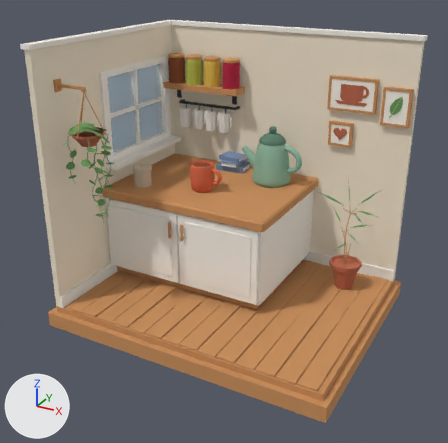
The Blender file tools/blender/nook.blend: old version first, new version second.
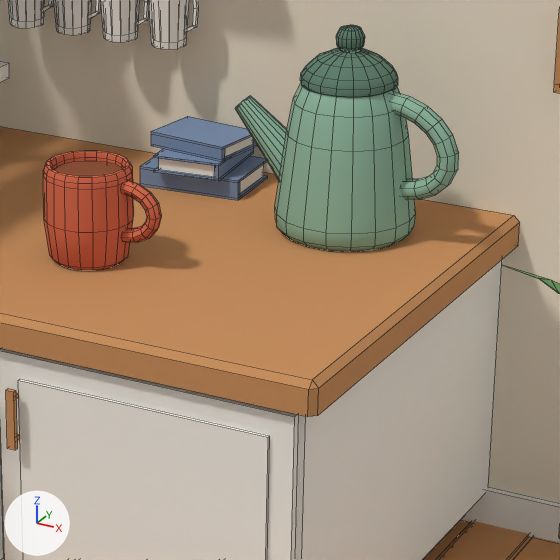
Each version appears first whole from a 50 mm lens placed at (1.004, -1.745, 0.738), pointed at (0.134, -0.164, -0.053), and next in a close-up on the part from 40% to 74% of the width and 27% to 61% of the height. Every picture has the same lights, and +X, +Y and +Z are marked at lower left. The last two pictures show the newer version. The close-ups show mesh edges as thin lines.

Names of what the first close-up shows: 'Kettle', 'Mug', 'Room', 'TeaSurface'.
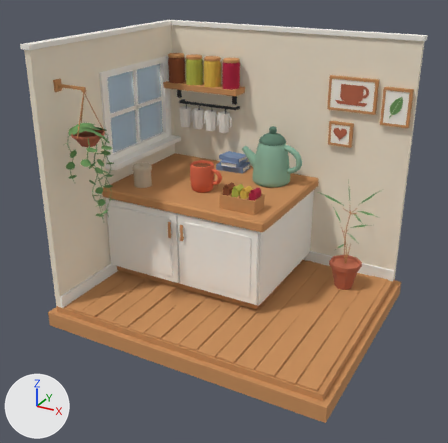
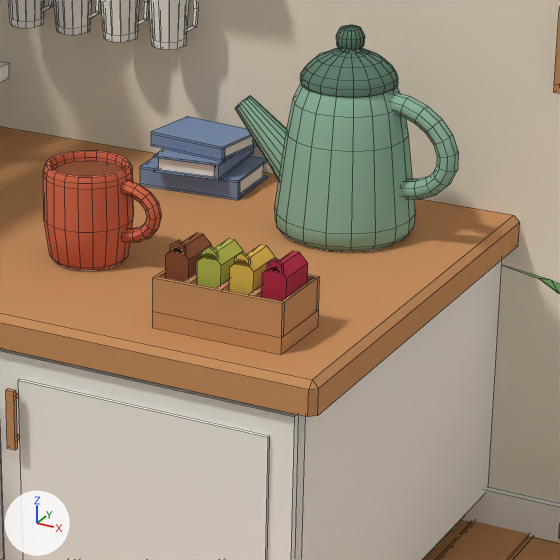
Pixel boxes [x1, y1, x2, y2] of what changed, in the close-ups (560 x 560 px):
```json
{"object": "TeaBag_3", "change": "added", "after": [262, 251, 308, 301], "on screen": "red"}
{"object": "TeaBag_1", "change": "added", "after": [197, 239, 243, 288], "on screen": "yellow"}
{"object": "TeaBag_2", "change": "added", "after": [229, 245, 275, 294], "on screen": "yellow"}
{"object": "TeaBag_0", "change": "added", "after": [166, 233, 212, 282], "on screen": "brown"}
{"part": 1, "of": "me_room", "change": "added", "after": [153, 310, 319, 355], "on screen": "orange"}
{"part": 2, "of": "me_room", "change": "added", "after": [153, 276, 285, 338], "on screen": "orange"}
{"part": 3, "of": "me_room", "change": "added", "after": [307, 274, 320, 310]}
{"part": 4, "of": "me_room", "change": "added", "after": [156, 269, 166, 278], "on screen": "mostly hidden"}
{"part": 5, "of": "me_room", "change": "added", "after": [184, 273, 197, 284], "on screen": "mostly hidden"}
{"part": 6, "of": "me_room", "change": "added", "after": [217, 279, 230, 291], "on screen": "mostly hidden"}
{"part": 7, "of": "me_room", "change": "added", "after": [248, 285, 262, 297], "on screen": "mostly hidden"}
{"part": 8, "of": "me_room", "change": "added", "after": [282, 277, 318, 336], "on screen": "orange"}
```

The change, as JSON lines over the scene's bpy script:
```json
{"block": "me_room", "where": "# used by ob_room; location = (0.0, 0.0, 0.0)"}
{"op": "remove", "block": "me_room", "code": "me_room.from_pydata(...)  # 2812 vertices, 2653 faces; spans x -0.34..0.62, y -0.495..0.265, z -0.4..0.5"}
{"op": "add", "block": "me_room", "code": "me_room.from_pydata(...)  # 2876 vertices, 2701 faces; spans x -0.34..0.62, y -0.495..0.265, z -0.4..0.5"}
{"block": "me_room", "change": "me_room part 1: a new loose piece, a box spanning x 0.13..0.25, y -0.185..-0.115, z 0.0..0.015, in mat_mat_wood (orange #c98f5b)"}
{"block": "me_room", "change": "me_room part 2: a new loose piece, a box spanning x 0.13..0.25, y -0.185..-0.181, z 0.015..0.045, in mat_mat_wood (orange #c98f5b)"}
{"block": "me_room", "change": "me_room part 3: a new loose piece, a box spanning x 0.13..0.25, y -0.119..-0.115, z 0.015..0.045, in mat_mat_wood (orange #c98f5b)"}
{"block": "me_room", "change": "me_room part 4: a new loose piece, a box spanning x 0.13..0.133, y -0.181..-0.119, z 0.015..0.045, in mat_mat_wood (orange #c98f5b)"}
{"block": "me_room", "change": "me_room part 5: a new loose piece, a box spanning x 0.157..0.163, y -0.181..-0.119, z 0.015..0.045, in mat_mat_wood (orange #c98f5b)"}
{"block": "me_room", "change": "me_room part 6: a new loose piece, a box spanning x 0.187..0.193, y -0.181..-0.119, z 0.015..0.045, in mat_mat_wood (orange #c98f5b)"}
{"block": "me_room", "change": "me_room part 7: a new loose piece, a box spanning x 0.217..0.223, y -0.181..-0.119, z 0.015..0.045, in mat_mat_wood (orange #c98f5b)"}
{"block": "me_room", "change": "me_room part 8: a new loose piece, a box spanning x 0.247..0.25, y -0.181..-0.119, z 0.015..0.045, in mat_mat_wood (orange #c98f5b)"}
{"op": "add", "block": "me_teabag_3", "code": ["me_teabag_3 = bpy.data.meshes.new('TeaBag_3')", "me_teabag_3.from_pydata(...)  # 22 vertices, 15 faces; spans x -0.011..0.011, y -0.02..0.02, z 0.0..0.06", "me_teabag_3.materials.append(mat_mat_bag3)  # red #b3213f"]}
{"op": "add", "block": "me_teabag_2", "code": ["me_teabag_2 = bpy.data.meshes.new('TeaBag_2')", "me_teabag_2.from_pydata(...)  # 22 vertices, 15 faces; spans x -0.011..0.011, y -0.02..0.02, z 0.0..0.06", "me_teabag_2.materials.append(mat_mat_bag2)  # yellow #e0b84a"]}
{"op": "add", "block": "me_teabag_1", "code": ["me_teabag_1 = bpy.data.meshes.new('TeaBag_1')", "me_teabag_1.from_pydata(...)  # 22 vertices, 15 faces; spans x -0.011..0.011, y -0.02..0.02, z 0.0..0.06", "me_teabag_1.materials.append(mat_mat_bag1)  # yellow #b5b84a"]}
{"op": "add", "block": "me_teabag_0", "code": ["me_teabag_0 = bpy.data.meshes.new('TeaBag_0')", "me_teabag_0.from_pydata(...)  # 22 vertices, 15 faces; spans x -0.011..0.011, y -0.02..0.02, z 0.0..0.06", "me_teabag_0.materials.append(mat_mat_bag0)  # brown #8a4b2a"]}
{"op": "add", "block": "ob_teabag_3", "code": ["ob_teabag_3 = bpy.data.objects.new('TeaBag_3', me_teabag_3)", "ob_teabag_3.location = (0.235, -0.15, 0.015)"]}
{"op": "add", "block": "ob_teabag_2", "code": ["ob_teabag_2 = bpy.data.objects.new('TeaBag_2', me_teabag_2)", "ob_teabag_2.location = (0.205, -0.15, 0.015)"]}
{"op": "add", "block": "ob_teabag_1", "code": ["ob_teabag_1 = bpy.data.objects.new('TeaBag_1', me_teabag_1)", "ob_teabag_1.location = (0.175, -0.15, 0.015)"]}
{"op": "add", "block": "ob_teabag_0", "code": ["ob_teabag_0 = bpy.data.objects.new('TeaBag_0', me_teabag_0)", "ob_teabag_0.location = (0.145, -0.15, 0.015)"]}
```
